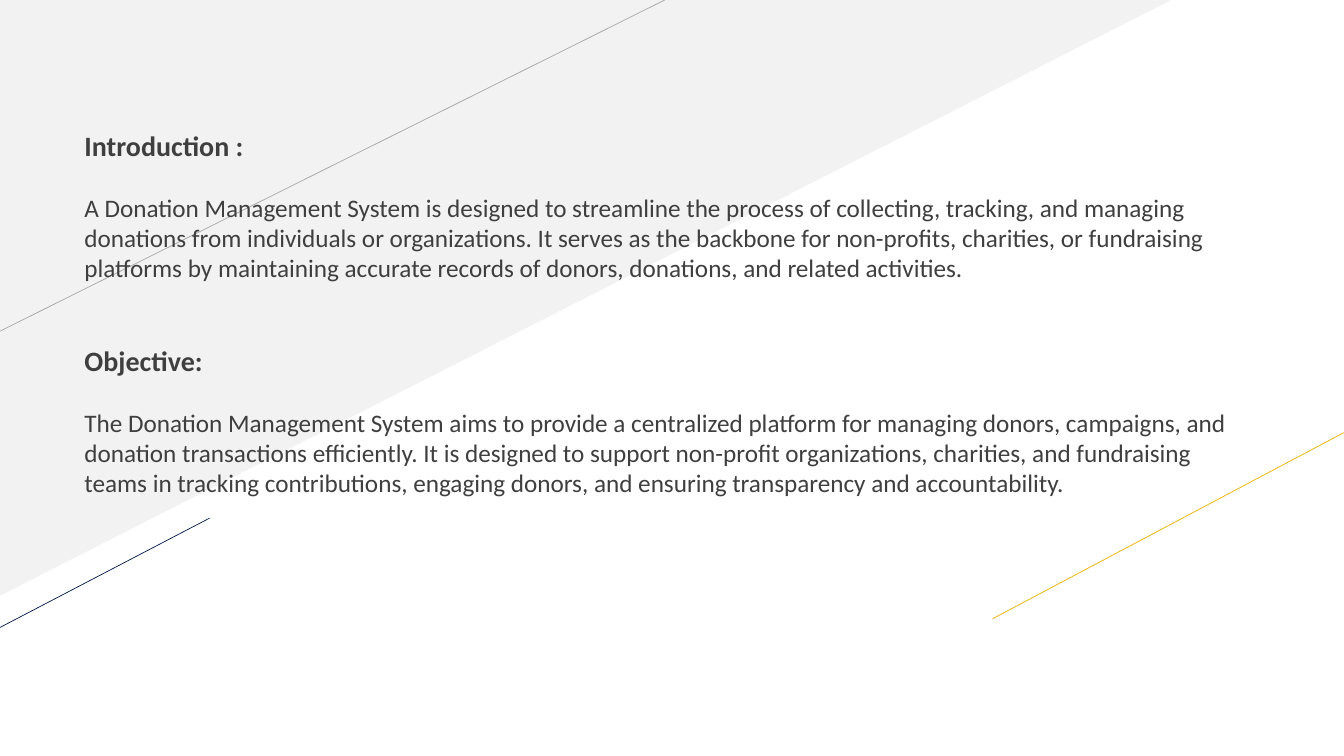
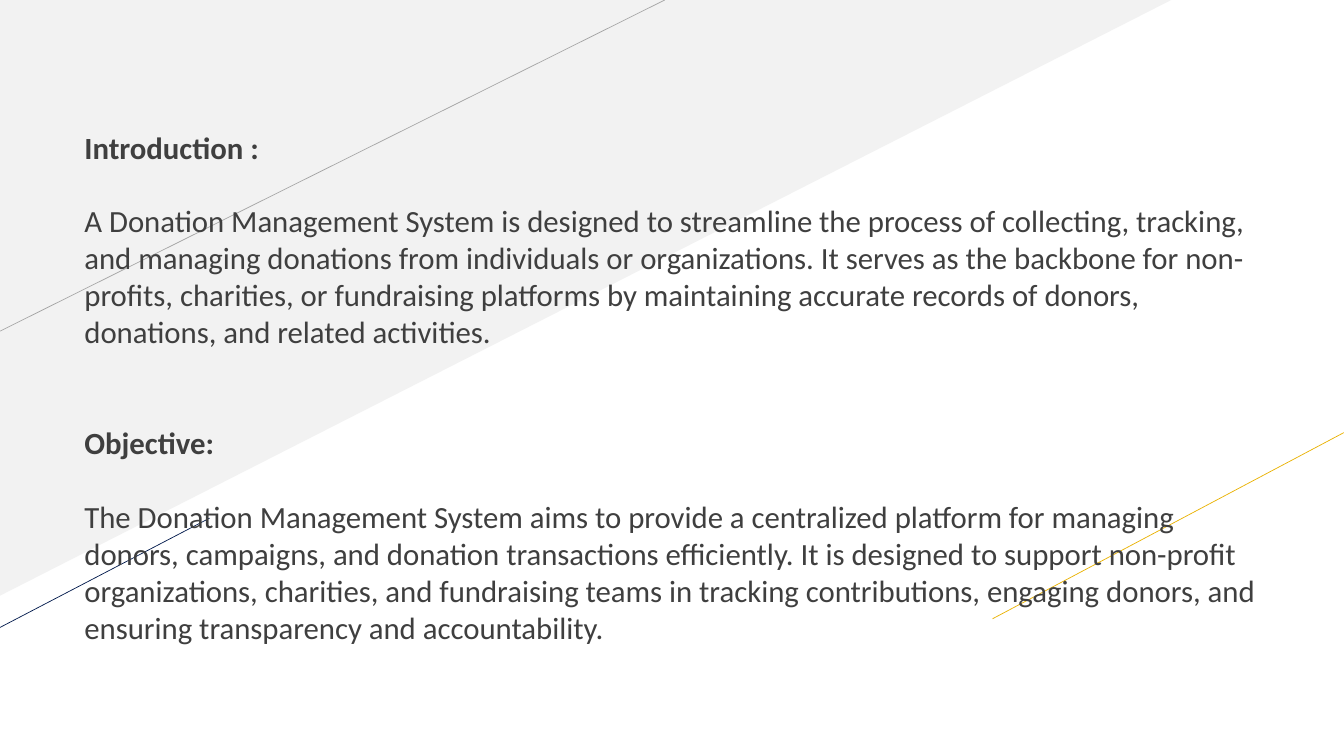
Before and after one commit to SharminAkter13/php_project, a slide deck: slide 7 of Donation Management System.pptx. Drawn at 1344x756 pixels with LibreOffice and Linux fonts; fonts in the diff are those of the drawing. Boxes give left, top, right and bottom in pixels: in the first picture for what was removed or moved away, otherwise in the second. Text is boxed around its words. In the diff, an @@ line names an element or a change of style, - is before the commit and + after.

```diff
--- a/Donation Management System.pptx
+++ b/Donation Management System.pptx
@@ text "Introduction :" at [84,137,1255,645]: size 20 to 22 pt in "Introduction :", "Objective:"; size 18 to 22 pt @@
```
Also in this commit, not shown: 2 other slides changed, 5 slides added, 3 slides removed.
